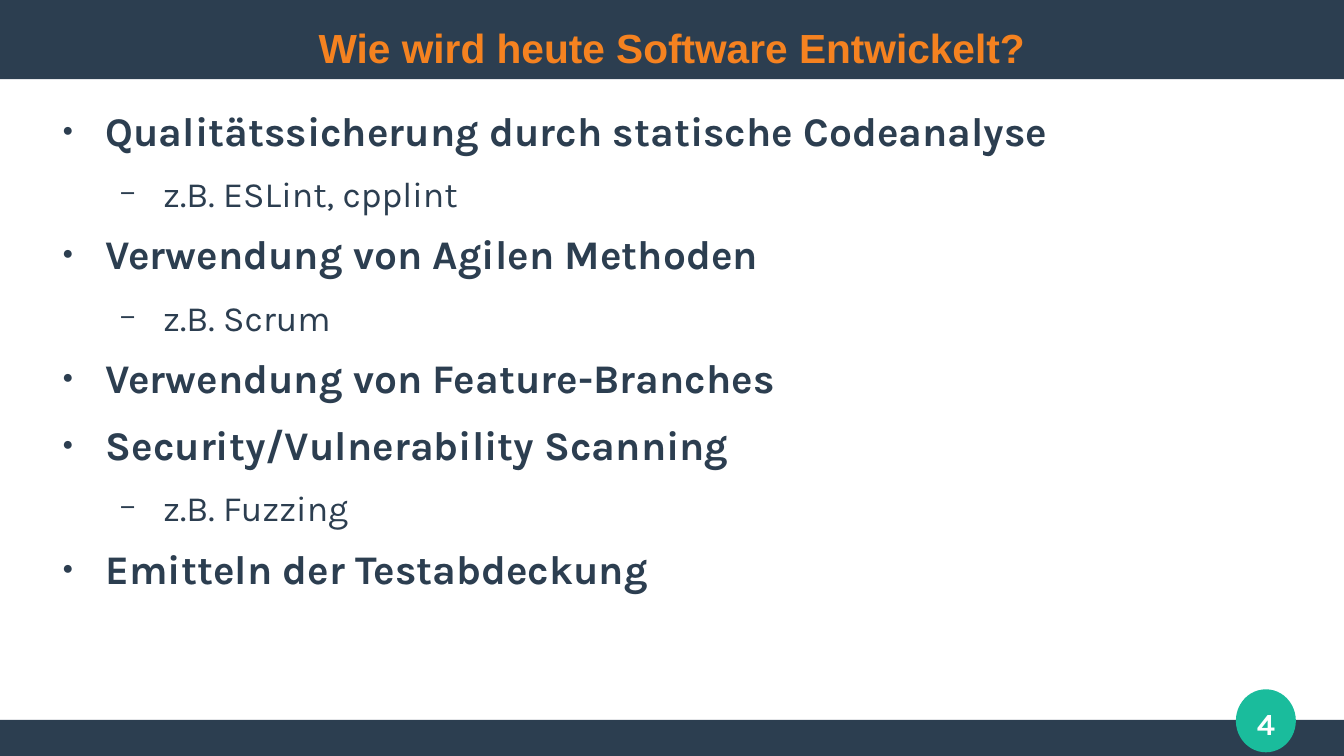
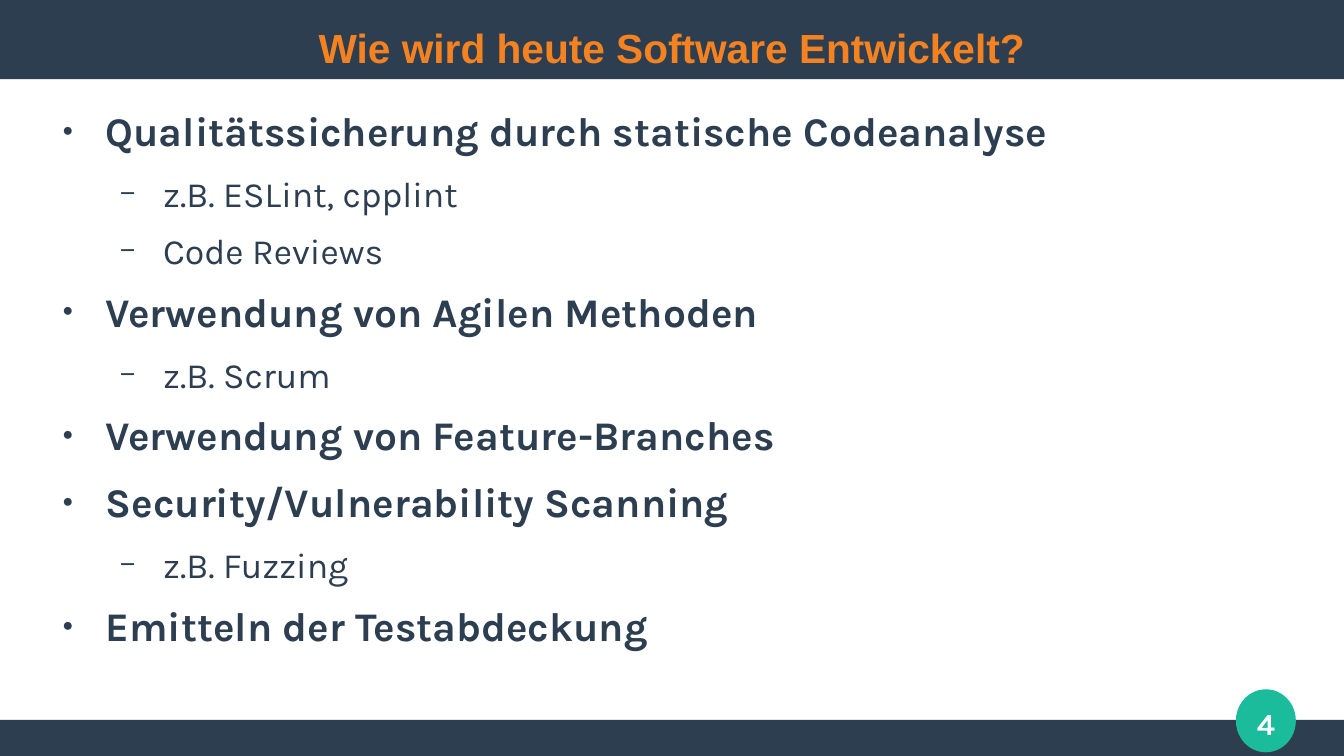
Before and after one commit to ghandmann/HS-AlbSig-WebAnwendungen2, a slide deck: slide 4 of Kapitel/10_ModerneSoftwareentwicklung.odp. Drawn at 1344x756 pixels with LibreOffice and Linux fonts; fonts in the diff are those of the drawing. Boxes give left, top, right and bottom in pixels: in the first picture for what was removed or moved away, otherwise in the second. Text is boxed around its words. In the diff, an @@ line names an element or a change of style, - is before the commit and + after.

```diff
--- a/Kapitel/10_ModerneSoftwareentwicklung.odp
+++ b/Kapitel/10_ModerneSoftwareentwicklung.odp
@@ text at [163,239,383,265]: paragraph added @@
+  − Code Reviews
```
Also in this commit, not shown: 2 other slides changed.
